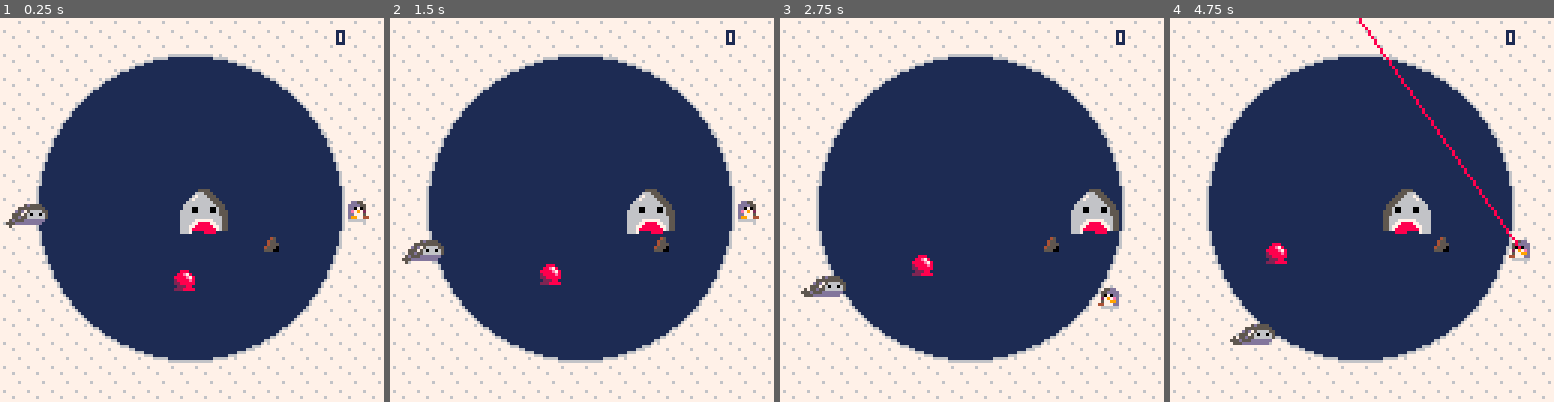
Above: before the commit, frames 1-4 (left to right).
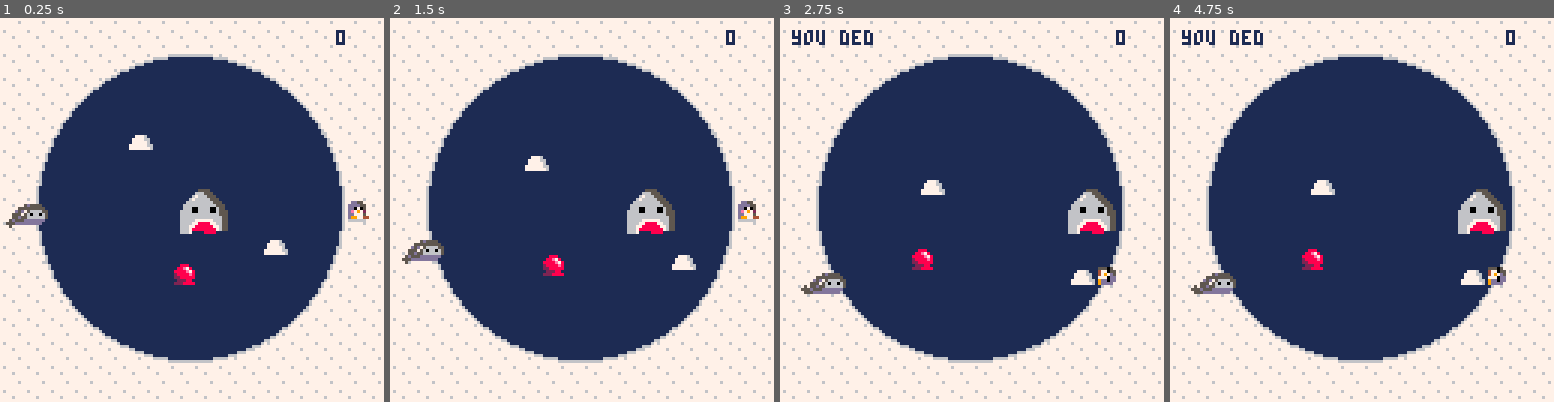
Above: after the commit, the same moments.

Repository: phwebi/loop-n-scoop
Game: PICO-8 cartridge not_frogger.p8
Same seed, same stepped clock (60 frames per second), same inputs: the game is played once before the commit and once after it.
Inputs:
- Up to frame 1 (0.25 s): no input
- Up to frame 2 (1.5 s): tap X (X key) at 0.33, 1.07 s; tap O (Z key) at 0.7 s
- Up to frame 3 (2.75 s): hold Right 1.6-2.1 s; tap O (Z key) at 1.7, 2.1, 2.5 s; tap X (X key) at 1.85 s; hold Up 2.15-2.42 s; hold Right from 2.47 s (still down)
- Up to frame 4 (4.75 s): tap O (Z key) every 0.4 s from 2.9 to 4.5 s; tap X (X key) at 2.97, 4.08 s; release Right at 3.03 s; hold Left 3.08-3.58 s; hold Down 3.63-3.97 s; hold Right 4.02-4.68 s; hold Up from 4.73 s (still down)

The runs differ from the first frame. In frame 1, 0.7% of the frame differs, in the area x 33-75%, y 30-72%; in frame 2, 0.8%; in frame 3, 2.4%; in frame 4, 5.4%, in the area x 3-94%, y 0-86%.

Commit message:
add icebergs

Diff:
--- a/not_frogger.p8
+++ b/not_frogger.p8
@@ -41,21 +41,27 @@
 p.ccw = false
 p.score = 0
 
+-- floating effects
+bob_wait = 10
+float_speed = 0.2
+
 -- pickups
 pickup_sprites_start = 2
 pickup_sprites_end = 8
-bob_wait = 10
-pickup_speed = 0.2
 pickup_sound = 0
 
 -- enemies
 local rock, seal, shark = 0, 1, 2
 
-rock_sprite = 49
+rock_sprite_start = 50
+rock_sprite_end = 51
+rock_speed = 0.2
+
 seal_anim_wait= 10
 seal_sprite_start = 32
 seal_sprite_end = 34
 seal_speed = .001
+
 shark_anim_wait = 3
 shark_sprite_start = 36
 shark_sprite_end = 40
@@ -73,6 +79,7 @@
   pickups = {}
   enemies = {}
   add_pickup()
+  add_enemy(rock)
   add_enemy(rock)
   add_enemy(seal)
   add_enemy(shark)
@@ -177,7 +184,7 @@
 function add_pickup()
   local o = {}
   o.sprite = flr(rnd(pickup_sprites_end - pickup_sprites_start + 1)) + pickup_sprites_start
-  o.x, o.y = rand_point_in_circle(circ_orig, circ_orig, circ_r - 4)
+  o.x, o.y = rand_point_in_circle(circ_orig, circ_orig, circ_r - 8)
   o.timer = 0
   o.direction = rnd(1) -- angular direction
 
@@ -192,20 +199,20 @@
   end
 end
 
-function handle_pickup_movement(o)
-  x = o.x + pickup_speed * cos(o.direction)
-  y = o.y + pickup_speed * sin(o.direction)
-
-  if on_circle(circ_orig, circ_orig, x, y, circ_r - 3) then
+function handle_float_movement(o)
+  x = o.x + float_speed * cos(o.direction)
+  y = o.y + float_speed * sin(o.direction)
+
+  if on_circle(circ_orig, circ_orig, x, y, circ_r - 7) then
     o.direction = rnd(1)
   else
     o.x, o.y = x, y
   end
 
-  animate_pickup(o)
-end
-
-function animate_pickup(o)
+  animate_float(o)
+end
+
+function animate_float(o)
   o.timer += 1
 
   if o.timer == 2*bob_wait then o.timer = 0 end
@@ -222,8 +229,10 @@
   local enemy = {}
   enemy.type = enemy_type
   if enemy.type == rock then
-    enemy.sprite = rock_sprite
+    enemy.sprite = flr(rnd(rock_sprite_end - rock_sprite_start + 1)) + rock_sprite_start
     enemy.x, enemy.y = rand_point_in_circle(circ_orig, circ_orig, circ_r - 8)
+    enemy.timer = 0
+    enemy.direction = rnd(1)
   elseif enemy.type == seal then
     enemy.sprite = seal_sprite_start
     enemy.sprite_start = seal_sprite_start
@@ -261,7 +270,9 @@
 end
 
 function handle_enemy_movement(enemy)
-  if enemy.type == seal then
+  if enemy.type == rock then
+    handle_float_movement(enemy)
+  elseif enemy.type == seal then
     angle = pl_coord_to_ang(enemy.x, enemy.y)
     angle+=min(seal_speed * enemy_speed_mod(), 0.008)
 
@@ -287,7 +298,9 @@
 end
 
 function animate_enemy(enemy)
-  if enemy.type == seal or enemy.type == shark then
+  if enemy.type == rock then
+    animate_float(enemy)
+  elseif enemy.type == seal or enemy.type == shark then
     enemy.timer+=1
 
     if enemy.timer > enemy.anim_wait then
@@ -303,8 +316,10 @@
 
 function _update()
   if (p.state == moving) then
+    handle_player_movement()
     if btnp(btn_z) then setup_aim() end -- press z to aim
   elseif (p.state == aiming) then
+    handle_player_movement()
     if btnp(btn_x) then -- press x to cancel
       p.state = moving
     elseif btnp(btn_z) then -- press z to confirm
@@ -331,9 +346,7 @@
   end
 
   if not (p.state == dead) then
-    handle_player_movement()
-
-    foreach(pickups, handle_pickup_movement)
+    foreach(pickups, handle_float_movement)
     foreach(enemies, handle_enemy)
     foreach(enemies, handle_enemy_movement)
   end
